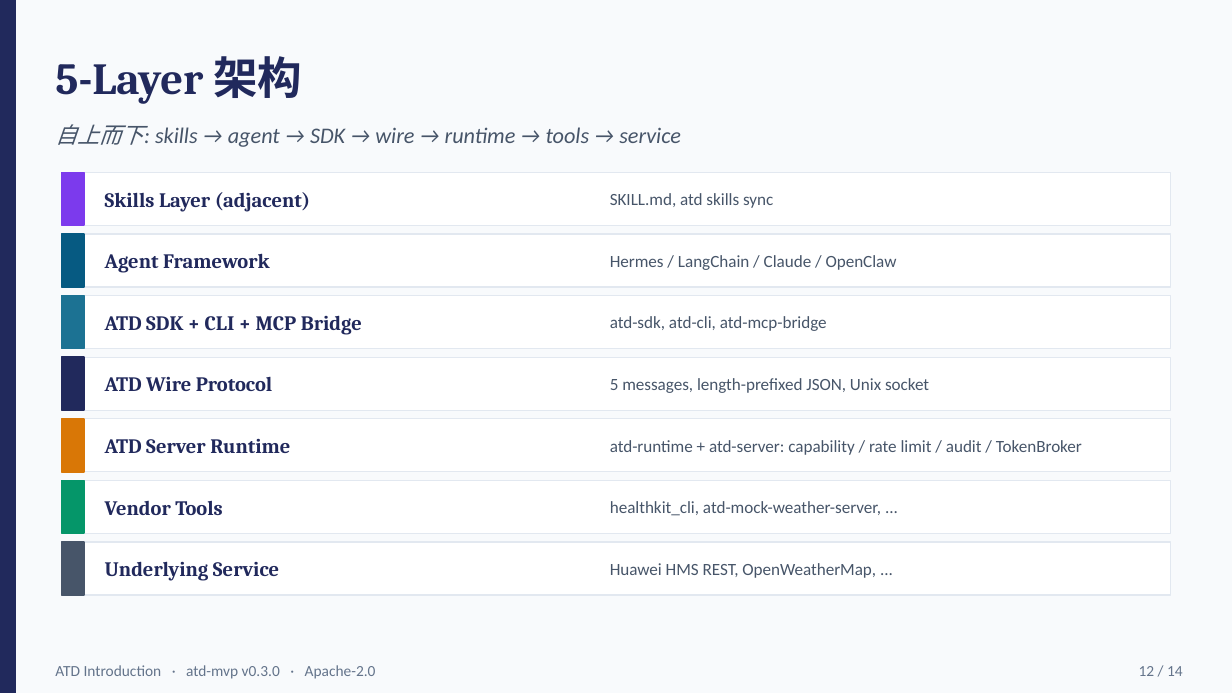
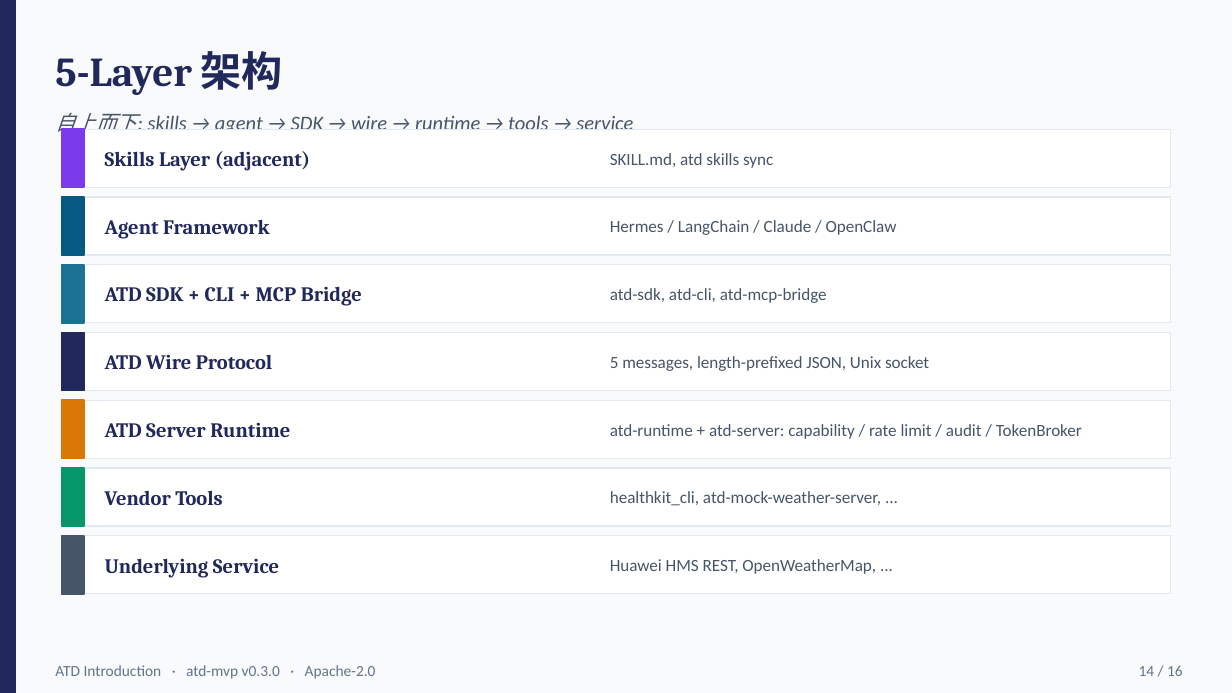
Before and after one commit to downsea/atd, a slide deck: slide 14 of docs/whitepaper/atd-introduction.pptx (slide 12 before the commit). Drawn at 1232x693 pixels with LibreOffice and Linux fonts; fonts in the diff are those of the drawing. Boxes give left, top, right and bottom in pixels: in the first picture for what was removed or moved away, otherwise in the second. Text is boxed around its words. In the diff, an @@ line names an element or a change of style, - is before the commit and + after.

```diff
--- a/docs/whitepaper/atd-introduction.pptx
+++ b/docs/whitepaper/atd-introduction.pptx
@@ text "5-Layer 架构" at (55,51,283,95): size 26 to 24 pt @@
@@ text "自上而下: skills → agent → ...": place and size @@
-text "自上而下: skills → agent → ..." at (55,124,681,147)
+text "自上而下: skills → agent → ..." at (55,113,633,135)
@@ text "自上而下: skills → agent → ..." at (55,113,633,135): size 13 to 12 pt @@
@@ rectangle: place and size @@
-rectangle at (62,172,1170,225)
+rectangle at (62,129,1170,187)
@@ rectangle: place and size @@
-rectangle at (62,172,84,225)
+rectangle at (62,129,84,187)
@@ text "Skills Layer (adjacent)": place and size @@
-text "Skills Layer (adjacent)" at (105,192,311,212)
+text "Skills Layer (adjacent)" at (105,151,311,171)
@@ text "SKILL.md, atd skills sync": place and size @@
-text "SKILL.md, atd skills sync" at (610,193,773,208)
+text "SKILL.md, atd skills sync" at (610,153,773,168)
@@ rectangle: place and size @@
-rectangle at (62,234,1170,287)
+rectangle at (62,197,1170,255)
@@ rectangle: place and size @@
-rectangle at (62,234,84,287)
+rectangle at (62,197,84,255)
@@ text "Agent Framework": place and size @@
-text "Agent Framework" at (105,253,270,273)
+text "Agent Framework" at (105,219,270,239)
@@ text "Hermes / LangChain / Claude ...": place and size @@
-text "Hermes / LangChain / Claude ..." at (610,255,897,270)
+text "Hermes / LangChain / Claude ..." at (610,220,897,235)
@@ rectangle: place and size @@
-rectangle at (62,296,1170,349)
+rectangle at (62,265,1170,323)
@@ rectangle: place and size @@
-rectangle at (62,296,84,349)
+rectangle at (62,265,84,323)
@@ text "ATD SDK + CLI + ...": place and size @@
-text "ATD SDK + CLI + ..." at (105,315,362,335)
+text "ATD SDK + CLI + ..." at (105,286,362,306)
@@ text "atd-sdk, atd-cli, atd-mcp-bridge": place and size @@
-text "atd-sdk, atd-cli, atd-mcp-bridge" at (610,316,827,331)
+text "atd-sdk, atd-cli, atd-mcp-bridge" at (610,288,827,303)
@@ rectangle: place and size @@
-rectangle at (62,357,1170,410)
+rectangle at (62,333,1170,391)
@@ rectangle: place and size @@
-rectangle at (62,357,84,410)
+rectangle at (62,333,84,391)
@@ text "ATD Wire Protocol": place and size @@
-text "ATD Wire Protocol" at (105,377,272,391)
+text "ATD Wire Protocol" at (105,355,272,369)
@@ text "5 messages, length-prefixed JSON, Unix ...": place and size @@
-text "5 messages, length-prefixed JSON, Unix ..." at (610,378,929,393)
+text "5 messages, length-prefixed JSON, Unix ..." at (610,356,929,371)
@@ rectangle: place and size @@
-rectangle at (62,419,1170,472)
+rectangle at (62,400,1170,458)
@@ rectangle: place and size @@
-rectangle at (62,419,84,472)
+rectangle at (62,400,84,458)
@@ text "ATD Server Runtime": place and size @@
-text "ATD Server Runtime" at (105,439,290,453)
+text "ATD Server Runtime" at (105,423,290,437)
@@ text "atd-runtime + atd-server: capability / ...": place and size @@
-text "atd-runtime + atd-server: capability / ..." at (610,440,1082,455)
+text "atd-runtime + atd-server: capability / ..." at (610,424,1082,439)
@@ rectangle: place and size @@
-rectangle at (62,480,1170,533)
+rectangle at (62,468,1170,526)
@@ rectangle: place and size @@
-rectangle at (62,480,84,533)
+rectangle at (62,468,84,526)
@@ text "Vendor Tools": place and size @@
-text "Vendor Tools" at (105,500,222,515)
+text "Vendor Tools" at (105,490,222,505)
@@ text "healthkit_cli, atd-mock-weather-server, ...": place and size @@
-text "healthkit_cli, atd-mock-weather-server, ..." at (610,501,881,516)
+text "healthkit_cli, atd-mock-weather-server, ..." at (610,491,881,506)
@@ rectangle: place and size @@
-rectangle at (62,542,1170,595)
+rectangle at (62,536,1170,594)
@@ rectangle: place and size @@
-rectangle at (62,542,84,595)
+rectangle at (62,536,84,594)
@@ text "Huawei HMS REST, OpenWeatherMap, ...": place and size @@
-text "Huawei HMS REST, OpenWeatherMap, ..." at (610,563,876,578)
+text "Huawei HMS REST, OpenWeatherMap, ..." at (610,559,876,574)
@@ text at (1139,665,1183,676): text changed @@
-12 / 14
+14 / 16
```
Also in this commit, not shown: 6 other slides changed, 9 slides added, 7 slides removed, 1 other file.
